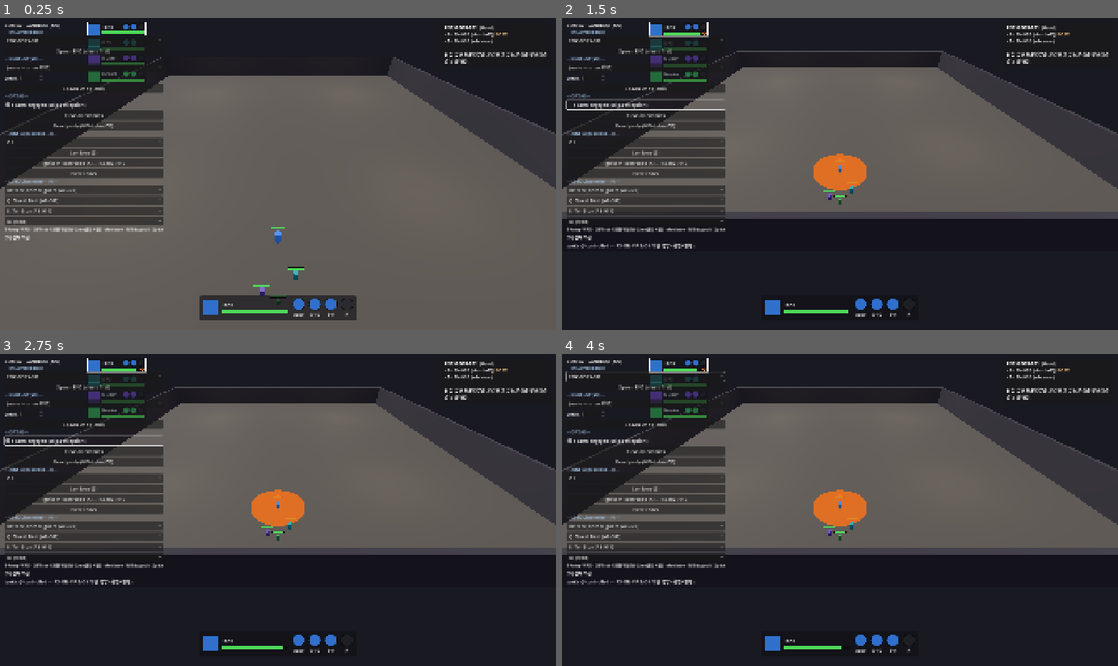
Above: before the commit, frames 1-4 (two rows, left to right).
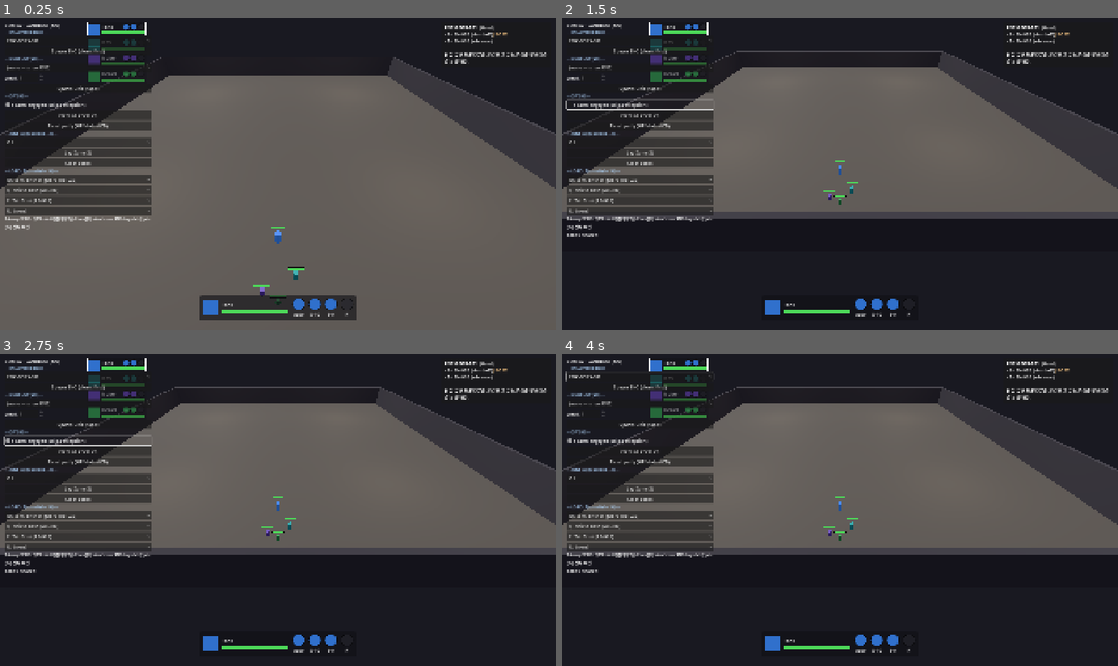
Above: after the commit, the same moments.

Repository: haepari1019/project_tdc_game
Game: Godot game, scene res://scenes/dev/combat_sandbox.tscn
The game is run twice, just before and just after one commit, with the same random seed, the same clock (stepped at 60 frames per second) and the same inputs. This scene is started directly instead of the project's main scene.
Inputs (mouse positions are in pixels of both pictures, inside the frame that each line leads up to):
- Up to frame 1 (0.25 s): no input
- Up to frame 2 (1.5 s): click (645, 164) at 0.5 s, where only the run before the commit has a clickable "Ignite @ controlled (X) — RX-…"; click "spawn engaged (skip perceptio…" at 1.25 s
- Up to frame 3 (2.75 s): click "spawn engaged (skip perceptio…" at 2 s
- Up to frame 4 (4 s): click "ENC-BOSS-001" at 2.75 s; click "Spawn ENC (clears first)" at 3.5 s

The runs differ from the first frame. In frame 1, 3.3% of the frame differs, in the area x 0-30%, y 6-72%; in frame 2, 4.4%; in frame 3, 4.4%, in the area x 0-55%, y 4-95%; in frame 4, 4.4%.

Commit message:
chore: 샌드박스 X 점화 제거 (RX 연쇄는 추후 스킬로 직접 확인)
사용자 요청 — X키/Ignite 버튼/_on_ignite 제거. zone 설치(Z)·Clear zones는 유지.
RX-OIL-FIRE 연쇄는 나중에 스킬 변경으로 직접 검증 예정.

Co-Authored-By: Claude Opus 4.8 <noreply@anthropic.com>

Diff:
--- a/scripts/dev/combat_sandbox.gd
+++ b/scripts/dev/combat_sandbox.gd
@@ -259,10 +259,6 @@
 	lay_btn.text = "Lay Zone (Z)"
 	lay_btn.pressed.connect(_on_lay_zone)
 	box.add_child(lay_btn)
-	var ignite_btn := Button.new()
-	ignite_btn.text = "Ignite @ controlled (X) — RX-OIL-FIRE"
-	ignite_btn.pressed.connect(_on_ignite)
-	box.add_child(ignite_btn)
 	var clear_zones_btn := Button.new()
 	clear_zones_btn.text = "Clear zones"
 	clear_zones_btn.pressed.connect(_on_clear_zones)
@@ -291,7 +287,7 @@
 		_sub_dd.append(dd)
 
 	var hint := Label.new()
-	hint.text = "1-4 swap · WASD · Q/E/R sub · G 진형/전투우선 · Z zone깔기 · X 점화 · wheel zoom · RMB-drag orbit · [ ] pitch"
+	hint.text = "1-4 swap · WASD · Q/E/R sub · G 진형/전투우선 · Z zone깔기 · wheel zoom · RMB-drag orbit · [ ] pitch"
 	hint.add_theme_font_size_override("font_size", 11)
 	box.add_child(hint)
 	_formation_lbl = Label.new()
@@ -383,15 +379,6 @@
 	_map.add_child(z)
 	z.global_position = ctrl.global_position
 	_status.text = "zone: %s @ controlled (r%.0f)" % [medium, ZONE_RADIUS]
-
-
-## Ignite at the controlled member — fires RX-OIL-FIRE-001 on overlapping Oil (explosion+fire+smoke).
-func _on_ignite() -> void:
-	var ctrl: CharacterBody3D = _party.get_controlled()
-	if ctrl == null or not _combat.has_method("ignite_at"):
-		return
-	_combat.ignite_at(ctrl.global_position, 2.5, ctrl)
-	_status.text = "ignite @ controlled — RX-OIL-FIRE (Oil 위면 폭발+화염+연기)"
 
 
 func _on_clear_zones() -> void:
@@ -528,7 +515,6 @@
 			KEY_R: _cast_sub(2)
 			KEY_G: _party.toggle_formation_priority()  # 전투우선 ↔ 진형우선 (game parity)
 			KEY_Z: _on_lay_zone()   # lay selected medium zone @ controlled
-			KEY_X: _on_ignite()     # RX-OIL-FIRE ignite @ controlled
 
 
 func _cast_sub(slot: int) -> void:
